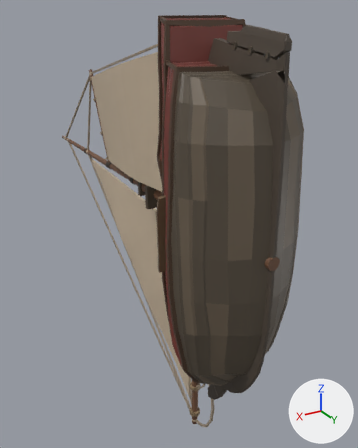
The glTF model public/ship.glb as it was, and as the next commit left it.
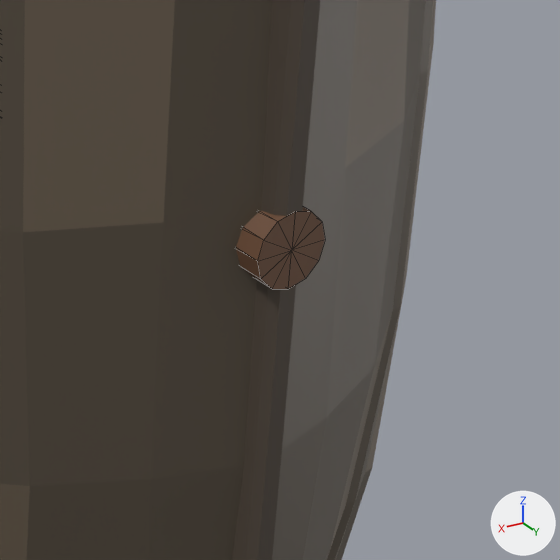
Each version appears first whole from a camera (50 mm lens) standing at (9.23, 9.86, 6.97) and looking at (-1.51, -8.05, -1.98), and next in a close-up on the part from 62% to 89% of the width and 49% to 71% of the height. Arrows for +X, +Y and +Z are at lower right; the lights stay in place. The close-ups show mesh edges as thin lines. Where no turn or scale is listed for an object, it has been applied to the vertices.

Names of what the first close-up shows: 'Hull', 'Mast'.
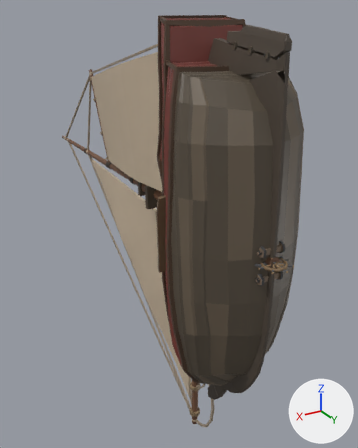
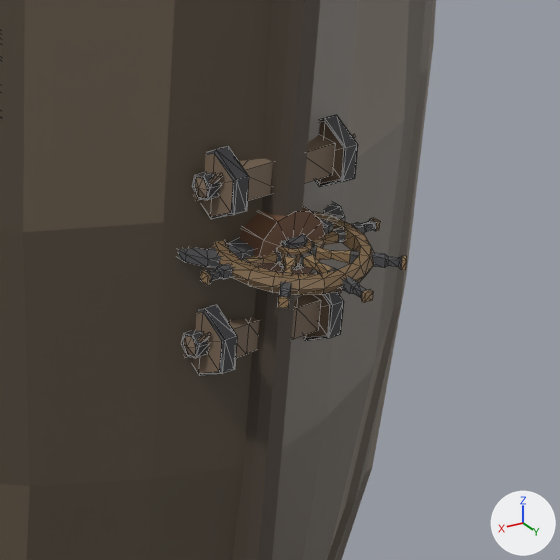
Pixel boxes (x1, y1, x2, y2) of what changed, in the close-ups (560 x 560 px):
'Cannon', added: after (183, 115, 358, 376)
'ShipWheel', added: after (200, 212, 407, 308)
'Anchor', added: after (178, 203, 345, 267)

What the commit changed:
Mesh me_sm_prop_cannon_lowdetail_01 is new.
It has 588 vertices, 984 faces and spans x -0.49..0.49, y -1.03..0.0, z -1.71..0.72.
It uses material mat_ship_material (picture img_texture_01_a).
Mesh me_sm_prop_shipwheel_01 is new.
It has 416 vertices, 812 faces and spans x -0.579..0.579, y -0.579..0.579, z -0.076..0.076.
It uses material mat_ship_material (picture img_texture_01_a).
Mesh me_sm_prop_anchor_01 is new.
It has 182 vertices, 364 faces and spans x -0.572..0.572, y -1.407..0.066, z -0.082..0.082.
It uses material mat_ship_material (picture img_texture_01_a).
Object 'Cannon' (ob_cannon) is new; it shows me_sm_prop_cannon_lowdetail_01.
Its location is (0.0, 0.0, 0.0).
Object 'ShipWheel' (ob_shipwheel) is new; it shows me_sm_prop_shipwheel_01.
Its location is (0.0, 0.0, 0.0).
Object 'Anchor' (ob_anchor) is new; it shows me_sm_prop_anchor_01.
Its location is (0.0, 0.0, 0.0).
